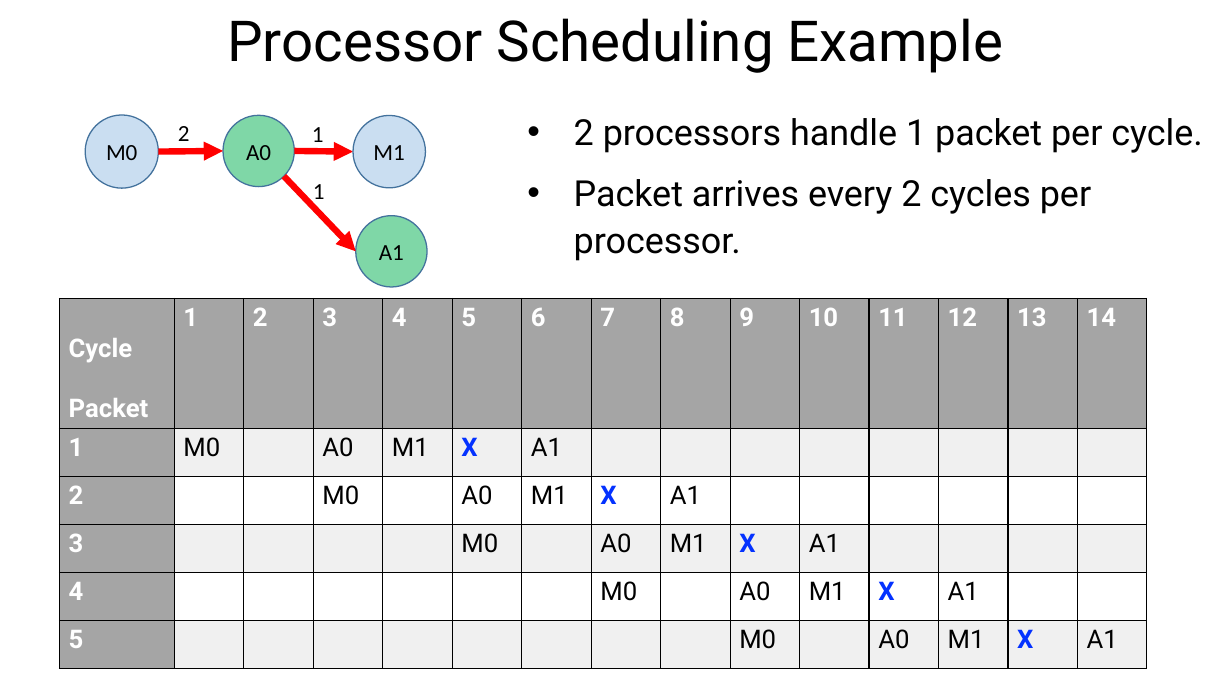
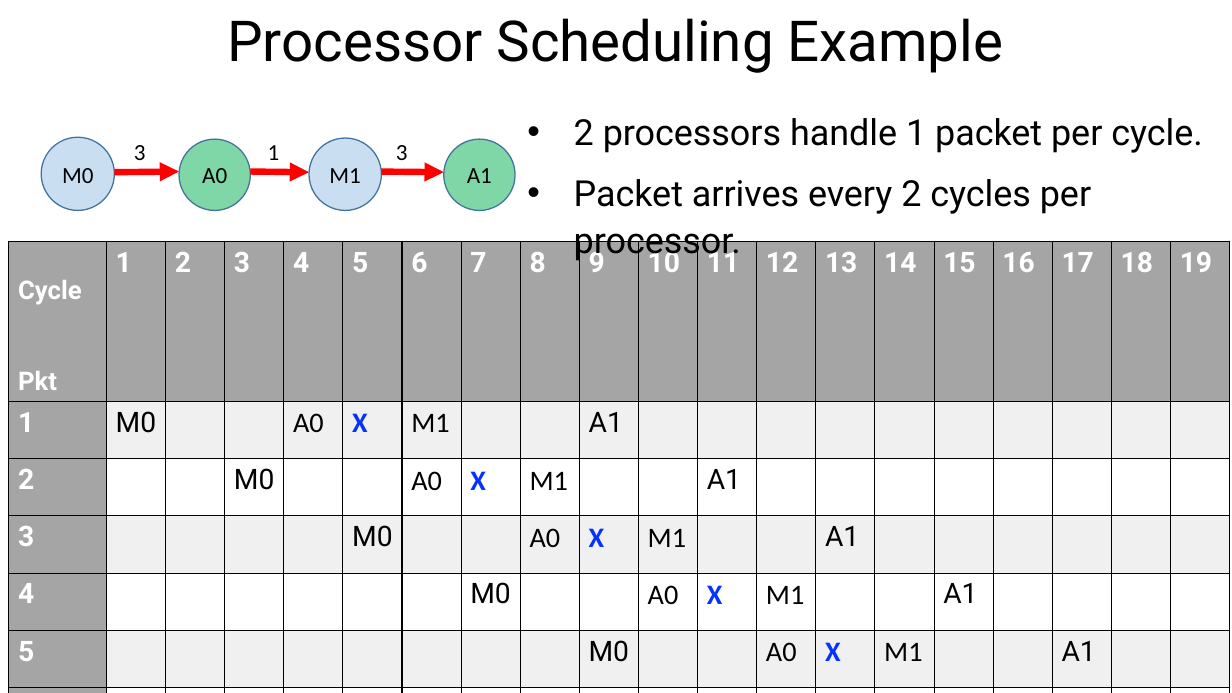
Before and after one commit to anirudhSK/drmt_talk, a slide deck: slide 23 of drmt_sigcomm.pptx (slide 20 before the commit). Drawn at 1232x693 pixels with LibreOffice and Linux fonts; fonts in the diff are those of the drawing. Boxes give left, top, right and bottom in pixels: in the first picture for what was removed or moved away, otherwise in the second. Text is boxed around its words. In the diff, an @@ line names an element or a change of style, - is before the commit and + after.

Commit message:
Shay's better straight-line DAG to illustrate scheduling
M0-3->A0-1->M1-3->A2

```diff
--- a/drmt_sigcomm.pptx
+++ b/drmt_sigcomm.pptx
@@ ellipse "M0": place and size @@
-ellipse "M0" at box(85, 115, 158, 188)
+ellipse "M0" at box(42, 138, 115, 211)
@@ text added at box(134, 145, 146, 160), 18 pt, text #000000 @@
+3
@@ text removed at box(178, 126, 190, 141) @@
-2
@@ ellipse "A0": place and size @@
-ellipse "A0" at box(223, 116, 294, 187)
+ellipse "A0" at box(179, 140, 250, 211)
@@ text "1" rewrapped from box(312, 127, 324, 149) to box(268, 145, 280, 160) @@
@@ text added at box(396, 145, 408, 160), 18 pt, text #000000 @@
+3
@@ ellipse "A1": place and size @@
-ellipse "A1" at box(356, 215, 427, 287)
+ellipse "A1" at box(444, 140, 515, 211)
@@ 2 arrows, 1 ellipse: place and size @@
-2 arrows, 1 ellipse at box(158, 116, 425, 188)
+2 arrows, 1 ellipse at box(115, 138, 381, 210)
@@ arrow moved from (284, 177) - (356, 251) to (382, 172) - (444, 172) @@
@@ text removed at box(313, 184, 325, 206) @@
-1
@@ table at box(9, 241, 1231, 690) @@
-Cycle / Packet | 1 | 2 | 3 | 4 | 5 | 6 | 7 | 8 | 9 | 10 | 11 | 12 | 13 | 14
-1 | M0 |  | A0 | M1 | X | A1 |  |  |  |  |  |  |  | 
-2 |  |  | M0 |  | A0 | M1 | X | A1 |  |  |  |  |  | 
-3 |  |  |  |  | M0 |  | A0 | M1 | X | A1 |  |  |  | 
-4 |  |  |  |  |  |  | M0 |  | A0 | M1 | X | A1 |  | 
-5 |  |  |  |  |  |  |  |  | M0 |  | A0 | M1 | X | A1
+Cycle / Pkt | 1 | 2 | 3 | 4 | 5 | 6 | 7 | 8 | 9 | 10 | 11 | 12 | 13 | 14 | 15 | 16 | 17 | 18 | 19
+1 | M0 |  |  | A0 | X | M1 |  |  | A1 |  |  |  |  |  |  |  |  |  | 
+2 |  |  | M0 |  |  | A0 | X | M1 |  |  | A1 |  |  |  |  |  |  |  | 
+3 |  |  |  |  | M0 |  |  | A0 | X | M1 |  |  | A1 |  |  |  |  |  | 
+4 |  |  |  |  |  |  | M0 |  |  | A0 | X | M1 |  |  | A1 |  |  |  | 
+5 |  |  |  |  |  |  |  |  | M0 |  |  | A0 | X | M1 |  |  | A1 |  | 
+ |  |  |  |  |  |  |  |  |  |  |  |  |  |  |  |  |  |  | 
@@ table: place and size @@
-table at box(59, 299, 1144, 653)
+table at box(9, 241, 1231, 690)
```
Also in this commit, not shown: 5 other slides changed, 4 slides added.
